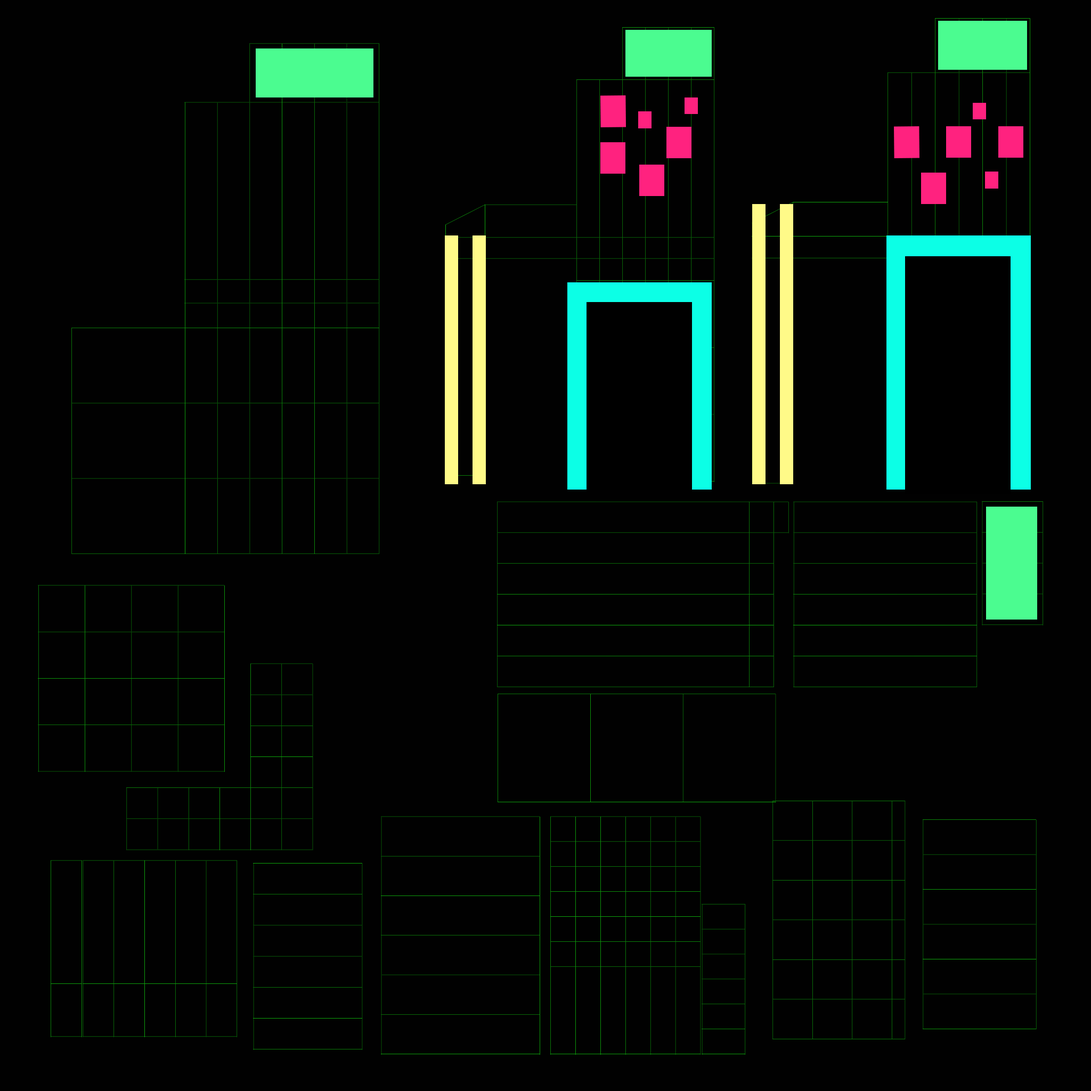
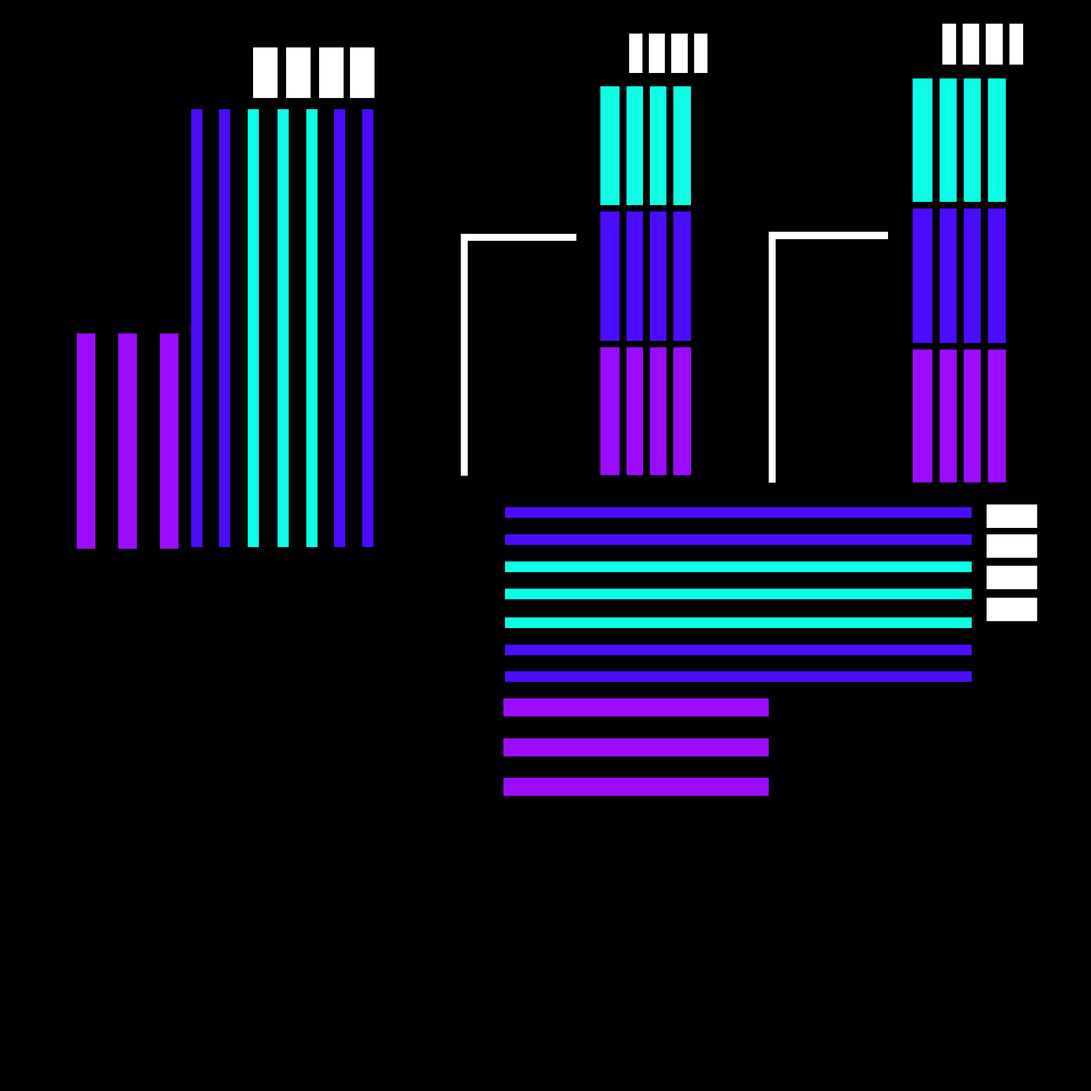
Layers edited between the first and the second (1091, 1091) image:
removed group "Group 3 copy" (10 layers) over box(567, 95, 713, 490)
moved "Rectangle 6 copy 2" (1st of 2) above "Rectangle 6 copy 2", painted on it, unmasked it over box(255, 48, 889, 240)
added layer "Rectangle 4 copy 12" (1st of 2) above "Rectangle 4 copy 14" over box(752, 18, 1031, 490)
renamed "Rectangle 2 copy" to "Rectangle 4 copy 14", moved it out of group "Group 1 copy", painted on it, unmasked it over box(912, 76, 1007, 207)
removed layer "Rectangle 4" (2nd of 2, in "Group 3") from group "Group 3" over box(912, 256, 1007, 483)
removed layer "Rectangle 3" (2nd of 2, in "Group 3") from group "Group 3" over box(886, 235, 1032, 490)
added layer "Rectangle 4 copy 12" (2nd of 2) above "Rectangle 4 copy 9" over box(912, 206, 1007, 344)
added layer "Rectangle 4 copy 9" above "Rectangle 5 copy" over box(912, 349, 1007, 483)
moved "Rectangle 5 copy" out of group "Group 2 copy", painted on it, unmasked it over box(445, 19, 1027, 485)
painted on "Rectangle 6 copy", unmasked it over box(461, 29, 713, 241)
painted on "Rectangle 6", unmasked it over box(461, 20, 1028, 476)
added layer "Rectangle 4 copy 11" above "Rectangle 4 copy 13" over box(445, 27, 715, 482)
renamed "Rectangle 3" to "Rectangle 4 copy 10", moved it out of group "Group 3 copy", painted on it, unmasked it over box(567, 209, 713, 490)
removed group "Group 3" (10 layers) over box(886, 102, 1032, 490)
renamed "Rectangle 4" to "Rectangle 4 copy 8", moved it out of group "Group 3 copy", painted on it, unmasked it over box(600, 302, 692, 476)
moved "Rectangle 5" out of group "Group 2 copy", painted on it, unmasked it over box(472, 29, 711, 485)
removed group "Group 2" (2 layers) over box(752, 204, 794, 485)
hid "Layer 0" over box(37, 18, 1045, 1056)
unmasked "Rectangle 1" over box(37, 18, 1045, 1056)
…and 48 more changes (29 added, 1 mask, 1 painted, 18 removed, 1 renamed, 1 stack)
